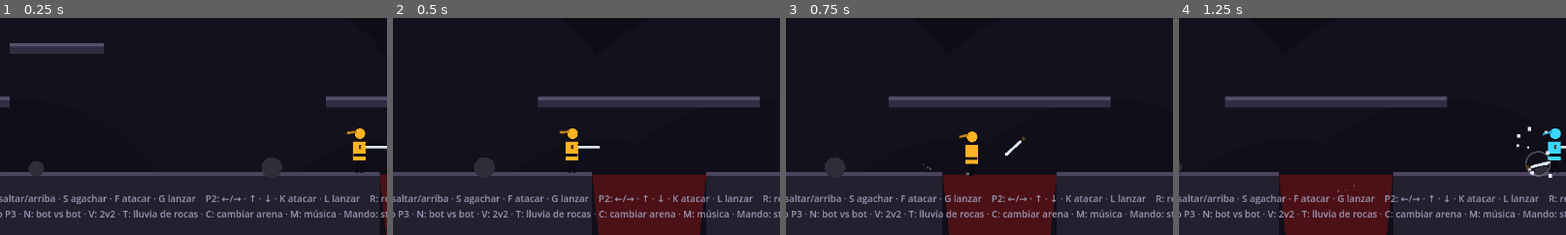
Above: before the commit, frames 1-4 (left to right).
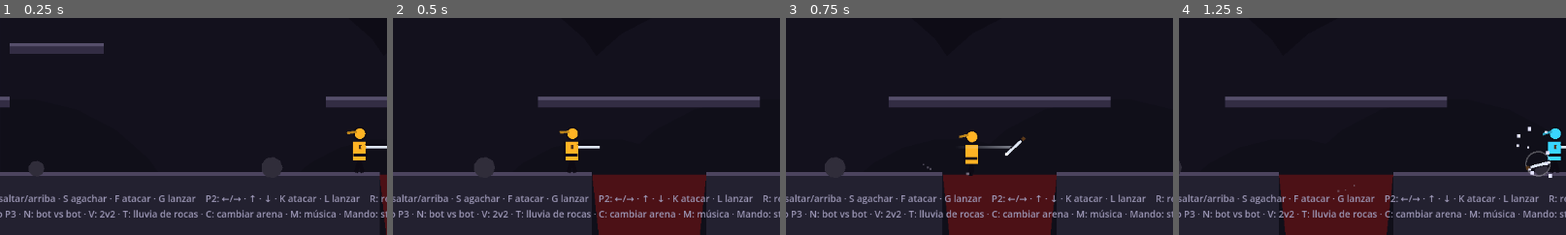
Above: after the commit, the same moments.

Repository: tigreton/nidhogg-2.1
Game: Godot game, scene res://scenes/main.tscn
Same seed, same stepped clock (60 frames per second), same inputs: the game is played once before the commit and once after it.
Inputs:
- Up to frame 1 (0.25 s): no input
- Up to frame 2 (0.5 s): no input
- Up to frame 3 (0.75 s): hold D (p1_right) from 0.53 s (still down); tap G (p1_throw) at 0.6 s
- Up to frame 4 (1.25 s): keep holding D (p1_right); tap W (p1_jump) at 0.77 s
The pictures show only the part of the screen within x 13-63%, y 50-100%; the shares and areas given below are measured in that part.

Frames 1-2 are identical in both runs. In frame 3, 0.1% of the frame differs, in the area x 47-59%, y 58-61%; in frame 4, nothing differs.

Commit message:
Tarea 32: estela del arma lanzada (Line2D con alpha decreciente)

Diff:
--- a/scripts/sword_projectile.gd
+++ b/scripts/sword_projectile.gd
@@ -7,14 +7,31 @@
 var thrower: Player = null
 var color := Color(0.87, 0.9, 0.95)
 var weapon_id := "florete"
+var trail: Line2D
+const TRAIL_POINTS := 10
 
 
 func _ready() -> void:
 	z_index = 15
+	trail = Line2D.new()
+	trail.top_level = true
+	trail.width = 4.0
+	trail.z_index = 14
+	var grad := Gradient.new()
+	grad.set_color(0, Color(color.r, color.g, color.b, 0.0))
+	grad.set_color(1, Color(color.r, color.g, color.b, 0.55))
+	trail.gradient = grad
+	add_child(trail)
 
 
 func _process(delta: float) -> void:
 	rotation += spin * delta
+	if trail != null:
+		while trail.get_point_count() >= TRAIL_POINTS:
+			trail.remove_point(0)
+		var last := trail.get_point_count() - 1
+		if last < 0 or trail.get_point_position(last).distance_to(global_position) > 6.0:
+			trail.add_point(global_position)
 
 
 func _draw() -> void:
--- a/test/smoke_test.gd
+++ b/test/smoke_test.gd
@@ -550,6 +550,30 @@
 	await get_tree().create_timer(0.3).timeout
 	_check(game.worm == null, "Gusano: la revancha lo limpia")
 
+	# 26. Estela del arma lanzada
+	game.round_lock = 0.0
+	p1.has_sword = true
+	p1.position = Vector2(1600.0, 531.0)
+	p2.position = Vector2(2600.0, 531.0)
+	p1.velocity = Vector2.ZERO
+	p2.velocity = Vector2.ZERO
+	p1.state = 0
+	p2.state = 0
+	p1.facing = 1
+	await get_tree().physics_frame
+	Input.action_press("p1_throw")
+	await get_tree().create_timer(0.1).timeout
+	Input.action_release("p1_throw")
+	await get_tree().create_timer(0.2).timeout
+	var proj: Node = game.projectiles[0]
+	_check(game.projectiles.size() == 1 and proj.trail != null and proj.trail.get_point_count() >= 2, "Estela: el arma lanzada deja rastro")
+	for s in game.projectiles:
+		s.queue_free()
+	game.projectiles.clear()
+	for pk in game.pickups:
+		pk.queue_free()
+	game.pickups.clear()
+
 	print("")
 	if fails.is_empty():
 		print("SMOKE OK - todas las mecánicas funcionan")
